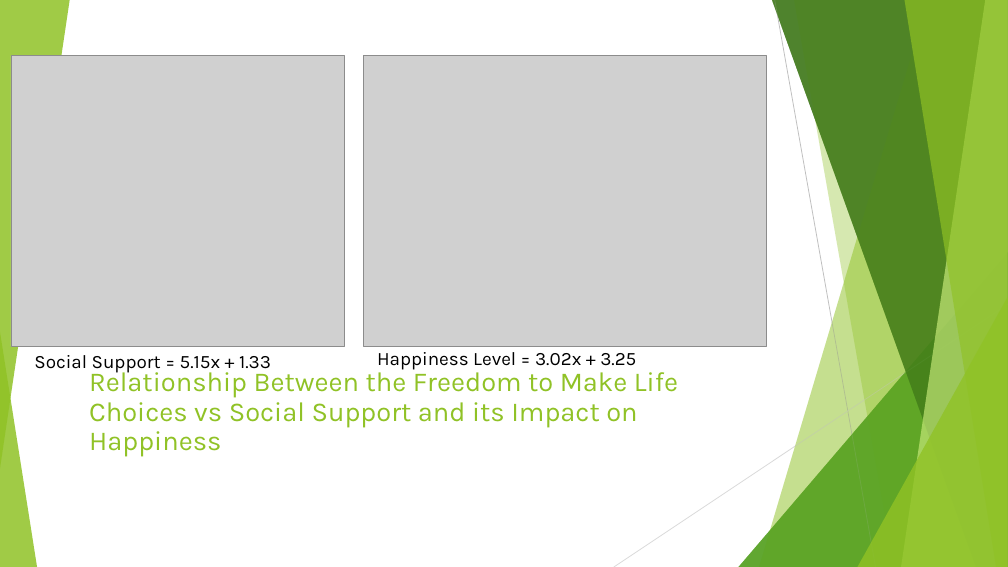
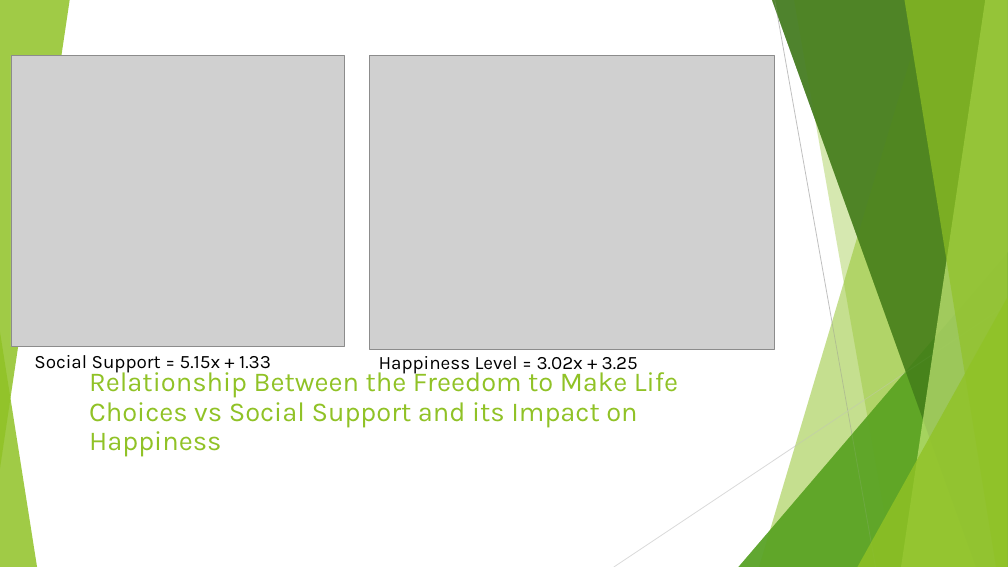
Before and after one commit to kalashnikovkid/Data-Analysis-Project-1, a slide deck: slide 5 of Project1Pres.pptx. Drawn at 1008x567 pixels with LibreOffice and Linux fonts; fonts in the diff are those of the drawing; grey boxes stand for pictures. Boxes give left, top, right and bottom in pixels: in the first picture for what was removed or moved away, otherwise in the second. Text is boxed around its words. In the diff, an @@ line names an element or a change of style, - is before the commit and + after.

```diff
--- a/Project1Pres.pptx
+++ b/Project1Pres.pptx
@@ picture: place and size @@
-picture at [363,56,767,346]
+picture at [370,56,775,349]
@@ text "Happiness Level = 3.02x + ...": place and size @@
-text "Happiness Level = 3.02x + ..." at [377,352,636,370]
+text "Happiness Level = 3.02x + ..." at [379,356,638,375]
```
Also in this commit, not shown: 1 other slide changed.
